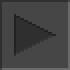
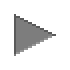
Layer changes from the first w=70, h=70 image to the second:
painted on "Layer 2" over [0, 0, 70, 70]
